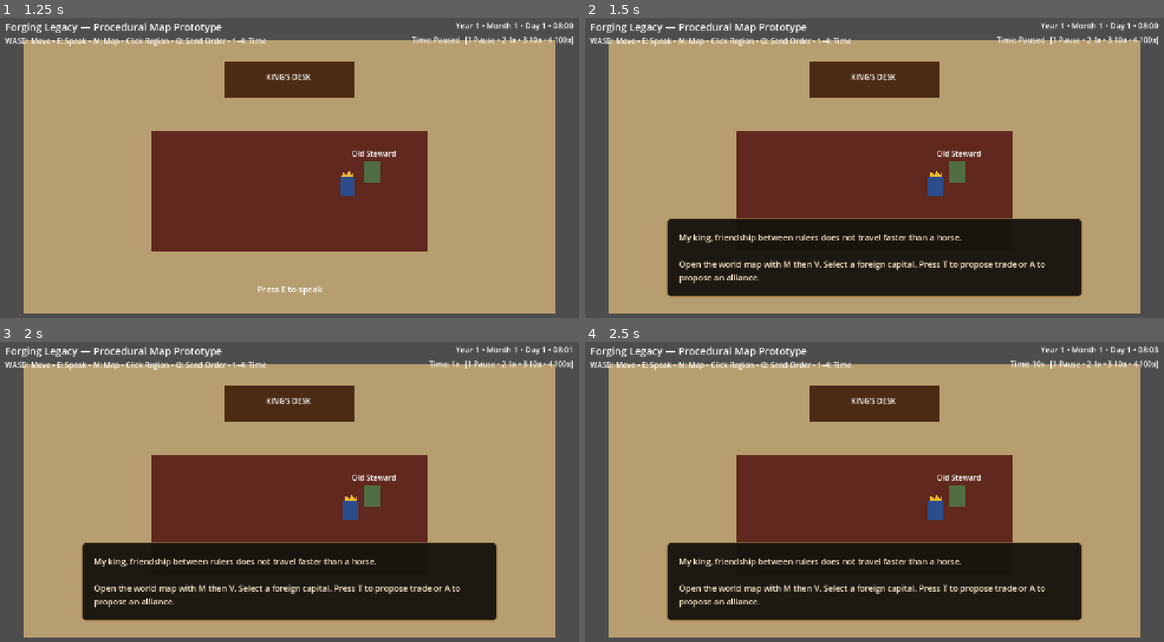
Above: before the commit, frames 1-4 (two rows, left to right).
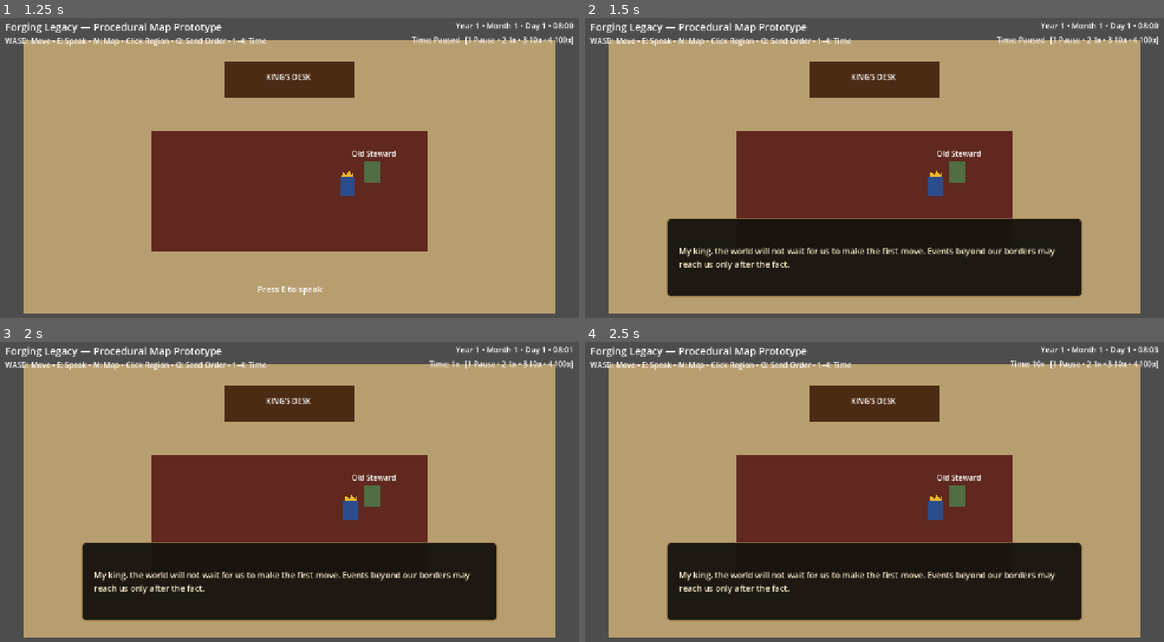
Above: after the commit, the same moments.

Repository: thomasmcanerney-gif/forging-legacy-game
Game: Godot game, scene res://scenes/main.tscn
Two runs of this game, one before a commit and one after it. Both use one fixed random seed, a clock stepped at 60 frames per second and the inputs below.
Inputs (mouse positions are in pixels of both pictures, inside the frame that each line leads up to):
- Up to frame 1 (1.25 s): tap Enter at 0.5 s; move the mouse to (416, 159) at 0.52 s; hold D (move_right) from 0.53 s (still down); tap E (interact) at 0.6 s; click (416, 159) at 0.67 s; tap 1 at 0.8 s
- Up to frame 2 (1.5 s): tap E (interact) at 1.25 s; move the mouse to (758, 192) at 1.27 s; release D (move_right) at 1.28 s; hold S (move_down) from 1.28 s (still down); tap 1 at 1.35 s
- Up to frame 3 (2 s): keep holding S (move_down); tap 2 at 1.55 s
- Up to frame 4 (2.5 s): tap Enter at 2 s; move the mouse to (932, 429) at 2.02 s; release S (move_down) at 2.03 s; hold D (move_right) from 2.03 s (still down); tap 2 at 2.1 s; tap 3 at 2.3 s

Frame 1 is identical in both runs. In frame 2, 2.5% of the frame differs, in the area x 16-82%, y 71-89%; in frame 3, 2.5%; in frame 4, 2.5%.

Commit message:
Wire foreign coup event into world simulation

Diff:
--- a/scripts/main.gd
+++ b/scripts/main.gd
@@ -19,6 +19,7 @@
 @onready var messenger_marker: Polygon2D = $UI/MapPanel/ProceduralMap/Messenger
 
 var diplomacy_system: DiplomacySystem = DiplomacySystem.new()
+var foreign_event_system: ForeignEventSystem = ForeignEventSystem.new()
 var dialogue_open: bool = false
 var map_open: bool = false
 var world_view: bool = false
@@ -27,6 +28,7 @@
 
 func _ready() -> void:
 	add_child(diplomacy_system)
+	add_child(foreign_event_system)
 	dialogue_panel.visible = false
 	prompt.visible = false
 	map_panel.visible = false
@@ -44,6 +46,9 @@
 	diplomacy_system.mission_progress.connect(_on_diplomacy_progress)
 	diplomacy_system.phase_changed.connect(_on_diplomacy_phase_changed)
 	diplomacy_system.mission_completed.connect(_on_diplomacy_completed)
+	foreign_event_system.news_arrived.connect(_on_foreign_news_arrived)
+	foreign_event_system.decision_requested.connect(_on_foreign_decision_requested)
+	foreign_event_system.event_resolved.connect(_on_foreign_event_resolved)
 	_on_time_changed(game_time.get_display_text())
 	_on_speed_changed(game_time.get_speed_name())
 	_update_map_mode_text()
@@ -51,6 +56,7 @@
 
 func _process(delta: float) -> void:
 	messenger_system.advance(delta, game_time.speed_multiplier)
+	foreign_event_system.advance(delta, game_time.speed_multiplier)
 	if diplomacy_system.active:
 		var diplomatic_target: WorldKingdomData = kingdom_state.get_world_kingdom(diplomacy_system.target_id)
 		diplomacy_system.advance(delta, game_time.speed_multiplier, diplomatic_target)
@@ -59,57 +65,51 @@
 	if close_enough and Input.is_action_just_pressed("interact") and not map_open:
 		_set_dialogue_open(not dialogue_open)
 		if dialogue_open:
-			dialogue_text.text = "My king, friendship between rulers does not travel faster than a horse.\n\nOpen the world map with M then V. Select a foreign capital. Press T to propose trade or A to propose an alliance."
+			dialogue_text.text = "My king, the world will not wait for us to make the first move. Events beyond our borders may reach us only after the fact."
 	if dialogue_open and Input.is_action_just_pressed("ui_cancel"):
 		_set_dialogue_open(false)
 
 func _unhandled_input(event: InputEvent) -> void:
 	if event is InputEventKey and event.pressed and not event.echo:
 		match event.keycode:
-			KEY_1:
-				game_time.set_speed(0.0)
-			KEY_2:
-				game_time.set_speed(1.0)
-			KEY_3:
-				game_time.set_speed(10.0)
-			KEY_4:
-				game_time.set_speed(100.0)
-			KEY_M:
-				_toggle_map()
+			KEY_1: game_time.set_speed(0.0)
+			KEY_2: game_time.set_speed(1.0)
+			KEY_3: game_time.set_speed(10.0)
+			KEY_4: game_time.set_speed(100.0)
+			KEY_M: _toggle_map()
 			KEY_V:
-				if map_open:
-					_toggle_world_view()
+				if map_open: _toggle_world_view()
 			KEY_T:
-				if map_open and world_view:
-					_send_diplomatic_proposal("trade")
-				elif map_open and not messenger_system.active:
-					_cycle_selected_region()
+				if map_open and world_view: _send_diplomatic_proposal("trade")
+				elif map_open and not messenger_system.active: _cycle_selected_region()
 			KEY_A:
-				if map_open and world_view:
-					_send_diplomatic_proposal("alliance")
+				if map_open and world_view: _send_diplomatic_proposal("alliance")
 			KEY_O:
-				if map_open and not world_view:
-					_send_regional_order()
+				if map_open and not world_view: _send_regional_order()
+			KEY_R:
+				if foreign_event_system.is_waiting_for_decision(): _choose_coup_response("support")
+			KEY_C:
+				if foreign_event_system.is_waiting_for_decision(): _choose_coup_response("recognize")
+			KEY_N:
+				if foreign_event_system.is_waiting_for_decision(): _choose_coup_response("neutral")
 			KEY_ESCAPE:
-				if map_open:
-					_set_map_open(false)
+				if map_open and not foreign_event_system.is_waiting_for_decision(): _set_map_open(false)
 
 func _toggle_map() -> void:
+	if foreign_event_system.is_waiting_for_decision() and map_open:
+		return
 	_set_map_open(not map_open)
 
 func _set_map_open(open: bool) -> void:
 	map_open = open
 	map_panel.visible = open
-	if open and dialogue_open:
-		_set_dialogue_open(false)
+	if open and dialogue_open: _set_dialogue_open(false)
 	player.set_movement_enabled(not open and not dialogue_open)
 	prompt.visible = false
 	if open:
 		_update_map_mode_text()
-		if world_view:
-			_update_selected_kingdom_display()
-		else:
-			_update_selected_region_display()
+		if world_view: _update_selected_kingdom_display()
+		else: _update_selected_region_display()
 		_update_marker_visibility()
 
 func _toggle_world_view() -> void:
@@ -117,29 +117,27 @@
 	procedural_map.set_world_view(world_view)
 	_update_map_mode_text()
 	_update_marker_visibility()
-	if world_view:
-		_update_selected_kingdom_display()
-	else:
-		_update_selected_region_display()
+	if world_view: _update_selected_kingdom_display()
+	else: _update_selected_region_display()
 
 func _update_marker_visibility() -> void:
-	if world_view:
-		messenger_marker.visible = diplomacy_system.active
-	else:
-		messenger_marker.visible = messenger_system.active
+	if world_view: messenger_marker.visible = diplomacy_system.active
+	else: messenger_marker.visible = messenger_system.active
 
 func _update_map_mode_text() -> void:
 	if world_view:
 		map_title.text = "THE THREE KINGDOMS"
-		map_help.text = "Click capital • T: Trade • A: Alliance • V: Realm view • Esc/M: Close"
+		if foreign_event_system.is_waiting_for_decision():
+			map_help.text = "CRISIS • R: Support Malek • C: Recognize rebels • N: Neutral"
+		else:
+			map_help.text = "Click capital • T: Trade • A: Alliance • V: Realm view • Esc/M: Close"
 	else:
 		map_title.text = "THE YOUNG KINGDOM"
 		map_help.text = "Click region • O: Send order • V: World view • Esc/M: Close"
 
 func _cycle_selected_region() -> void:
 	var ids: Array[String] = kingdom_state.get_region_ids()
-	if ids.is_empty():
-		return
+	if ids.is_empty(): return
 	selected_region_index = (selected_region_index + 1) % ids.size()
 	_update_selected_region_display()
 
@@ -149,8 +147,7 @@
 		return
 	var ids: Array[String] = kingdom_state.get_region_ids()
 	var index: int = ids.find(region_id)
-	if index == -1:
-		return
+	if index == -1: return
 	selected_region_index = index
 	_update_selected_region_display()
 
@@ -160,8 +157,7 @@
 
 func _get_selected_region() -> RegionData:
 	var ids: Array[String] = kingdom_state.get_region_ids()
-	if ids.is_empty():
-		return null
+	if ids.is_empty(): return null
 	return kingdom_state.get_region(ids[selected_region_index])
 
 func _update_selected_region_display() -> void:
@@ -179,7 +175,9 @@
 		map_status.text = "Click a capital to inspect a neighboring kingdom."
 		return
 	selected_region_label.text = "Selected: %s" % world_kingdom.get_summary()
-	if diplomacy_system.active:
+	if foreign_event_system.is_waiting_for_decision() and world_kingdom.id == "edrath":
+		map_status.text = "COUP IN EDRATH: choose R to support Malek, C to recognize the rebels if they prevail, or N to remain neutral."
+	elif diplomacy_system.active:
 		map_status.text = "An envoy is already abroad. Only one diplomatic mission is supported in this prototype."
 	elif world_kingdom.id == "player":
 		map_status.text = world_kingdom.disposition
@@ -191,10 +189,12 @@
 		map_status.text = "A royal messenger is already carrying a matter."
 		return
 	var region: RegionData = _get_selected_region()
-	if region != null:
-		messenger_system.start_journey(region)
+	if region != null: messenger_system.start_journey(region)
 
 func _send_diplomatic_proposal(proposal: String) -> void:
+	if foreign_event_system.is_waiting_for_decision():
+		map_status.text = "The Edrath crisis demands a response first."
+		return
 	if diplomacy_system.active:
 		map_status.text = "Your envoy is already abroad."
 		return
@@ -210,6 +210,18 @@
 		map_status.text = "%s is already your ally." % target.display_name
 		return
 	diplomacy_system.start_mission(target, proposal, player_kingdom.world_position)
+
+func _choose_coup_response(choice: String) -> void:
+	if not foreign_event_system.choose_response(choice): return
+	var edrath: WorldKingdomData = kingdom_state.get_world_kingdom("edrath")
+	if edrath == null: return
+	if choice == "support":
+		map_status.text = "You order support for King Malek. The decision has been made; now you must wait to learn whether it mattered."
+	elif choice == "recognize":
+		map_status.text = "You prepare to recognize the rebel regime if it secures Sarem. The decision has been made; now you wait for news."
+	else:
+		map_status.text = "You order the kingdom to remain neutral. Whatever happens in Sarem, your forces will stay home."
+	map_help.text = "Decision sent • Time must pass before the outcome is known"
 
 func _set_dialogue_open(open: bool) -> void:
 	dialogue_open = open
@@ -217,34 +229,27 @@
 	player.set_movement_enabled(not open and not map_open)
 	prompt.visible = false
 
-func _on_time_changed(display_text: String) -> void:
-	date_label.text = display_text
-
-func _on_speed_changed(speed_name: String) -> void:
-	speed_label.text = "Time: %s   [1 Pause • 2 1x • 3 10x • 4 100x]" % speed_name
+func _on_time_changed(display_text: String) -> void: date_label.text = display_text
+func _on_speed_changed(speed_name: String) -> void: speed_label.text = "Time: %s   [1 Pause • 2 1x • 3 10x • 4 100x]" % speed_name
 
 func _on_journey_started(target_id: String) -> void:
 	if not world_view:
 		messenger_marker.visible = true
 		messenger_marker.position = kingdom_state.capital_position
 	var region: RegionData = kingdom_state.get_region(target_id)
-	if region != null and not world_view:
-		selected_region_label.text = "Active route: %s" % region.get_summary()
+	if region != null and not world_view: selected_region_label.text = "Active route: %s" % region.get_summary()
 
 func _on_journey_progress(progress: float, returning: bool, target_id: String) -> void:
-	if world_view:
-		return
+	if world_view: return
 	var route: PackedVector2Array = kingdom_state.get_route(target_id)
-	if route.size() < 2:
-		return
+	if route.size() < 2: return
 	var route_progress: float = 1.0 - progress if returning else progress
 	messenger_marker.position = _position_along_route(route, route_progress)
 
 func _position_along_route(route: PackedVector2Array, progress: float) -> Vector2:
 	progress = clampf(progress, 0.0, 1.0)
 	var total_length: float = 0.0
-	for i in range(route.size() - 1):
-		total_length += route[i].distance_to(route[i + 1])
+	for i in range(route.size() - 1): total_length += route[i].distance_to(route[i + 1])
 	var target_distance: float = total_length * progress
 	var traveled: float = 0.0
 	for i in range(route.size() - 1):
@@ -256,8 +261,7 @@
 	return route[route.size() - 1]
 
 func _on_messenger_phase_changed(text: String) -> void:
-	if not world_view:
-		map_status.text = text
+	if not world_view: map_status.text = text
 
 func _on_journey_completed(_target_id: String) -> void:
 	if not world_view:
@@ -266,35 +270,27 @@
 		_update_selected_region_display()
 
 func _on_diplomacy_started(target_id: String, proposal: String) -> void:
-	if not world_view:
-		return
+	if not world_view: return
 	var player_kingdom: WorldKingdomData = kingdom_state.get_world_kingdom("player")
-	if player_kingdom != null:
-		messenger_marker.position = player_kingdom.world_position
+	if player_kingdom != null: messenger_marker.position = player_kingdom.world_position
 	messenger_marker.visible = true
 	selected_kingdom_id = target_id
 	selected_region_label.text = "Envoy mission: %s" % proposal.capitalize()
 
 func _on_diplomacy_progress(progress: float, returning: bool, target_id: String) -> void:
-	if not world_view:
-		return
+	if not world_view: return
 	var player_kingdom: WorldKingdomData = kingdom_state.get_world_kingdom("player")
 	var target: WorldKingdomData = kingdom_state.get_world_kingdom(target_id)
-	if player_kingdom == null or target == null:
-		return
-	if returning:
-		messenger_marker.position = target.world_position.lerp(player_kingdom.world_position, progress)
-	else:
-		messenger_marker.position = player_kingdom.world_position.lerp(target.world_position, progress)
+	if player_kingdom == null or target == null: return
+	if returning: messenger_marker.position = target.world_position.lerp(player_kingdom.world_position, progress)
+	else: messenger_marker.position = player_kingdom.world_position.lerp(target.world_position, progress)
 
 func _on_diplomacy_phase_changed(text: String) -> void:
-	if world_view:
-		map_status.text = text
+	if world_view: map_status.text = text
 
 func _on_diplomacy_completed(target_id: String, proposal: String, outcome: String) -> void:
 	var target: WorldKingdomData = kingdom_state.get_world_kingdom(target_id)
-	if target == null:
-		return
+	if target == null: return
 	var result_text: String = ""
 	if proposal == "trade":
 		if outcome == "accepted":
@@ -303,7 +299,7 @@
 			result_text = "%s accepted a trade agreement. Relations improved." % target.ruler_name
 		elif outcome == "countered":
 			target.change_relation(2)
-			result_text = "%s declined full trade, but offered a limited border market instead. Counteroffer received." % target.ruler_name
+			result_text = "%s declined full trade, but offered a limited border market instead." % target.ruler_name
 		else:
 			target.change_relation(-3)
 			result_text = "%s refused the trade proposal." % target.ruler_name
@@ -324,3 +320,39 @@
 		selected_region_label.text = "Reply: %s" % target.get_summary()
 		map_status.text = result_text
 	procedural_map.queue_redraw()
+
+func _on_foreign_news_arrived(text: String) -> void:
+	game_time.set_speed(0.0)
+	world_view = true
+	procedural_map.set_world_view(true)
+	selected_kingdom_id = "edrath"
+	_set_map_open(true)
+	_update_map_mode_text()
+	var edrath: WorldKingdomData = kingdom_state.get_world_kingdom("edrath")
+	if edrath != null: selected_region_label.text = "CRISIS: %s" % edrath.get_summary()
+	map_status.text = text
+
+func _on_foreign_decision_requested(text: String) -> void:
+	_update_map_mode_text()
+	map_status.text += "\n\n" + text
+
+func _on_foreign_event_resolved(text: String) -> void:
+	var edrath: WorldKingdomData = kingdom_state.get_world_kingdom("edrath")
+	if edrath == null: return
+	if foreign_event_system.decision == "support":
+		edrath.change_relation(20)
+		edrath.disposition = "King Malek survived the coup and remembers your support."
+	else:
+		edrath.ruler_name = "Varos"
+		edrath.alliance = false
+		if foreign_event_system.decision == "recognize":
+			edrath.change_relation(15)
+			edrath.disposition = "King Varos seized the throne and values your early recognition."
+		else:
+			edrath.change_relation(-5)
+			edrath.disposition = "King Varos seized the throne. Your neutrality avoided war but earned little trust."
+	selected_kingdom_id = "edrath"
+	_update_map_mode_text()
+	selected_region_label.text = "AFTERMATH: %s" % edrath.get_summary()
+	map_status.text = text
+	procedural_map.queue_redraw()
